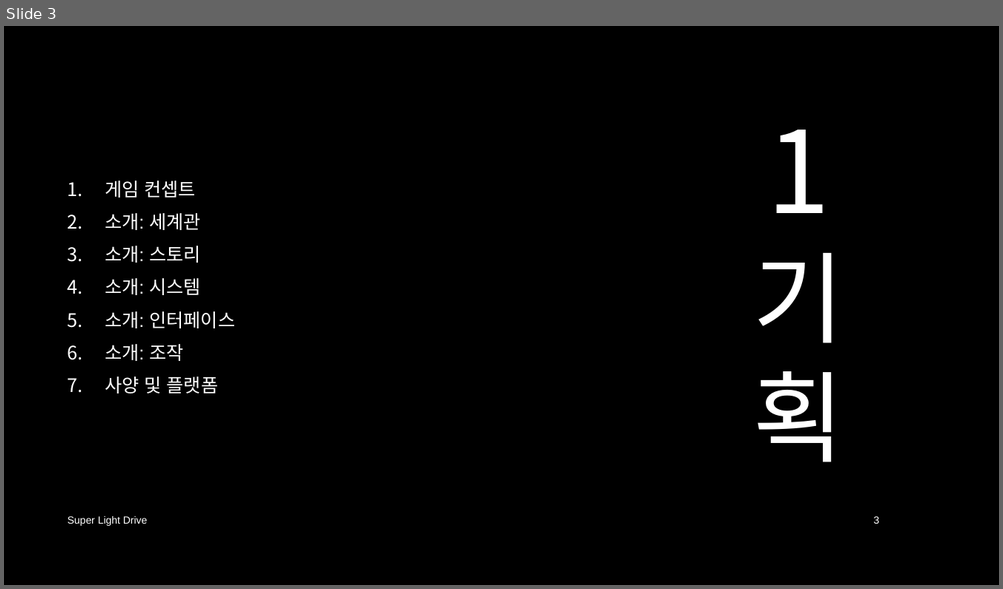
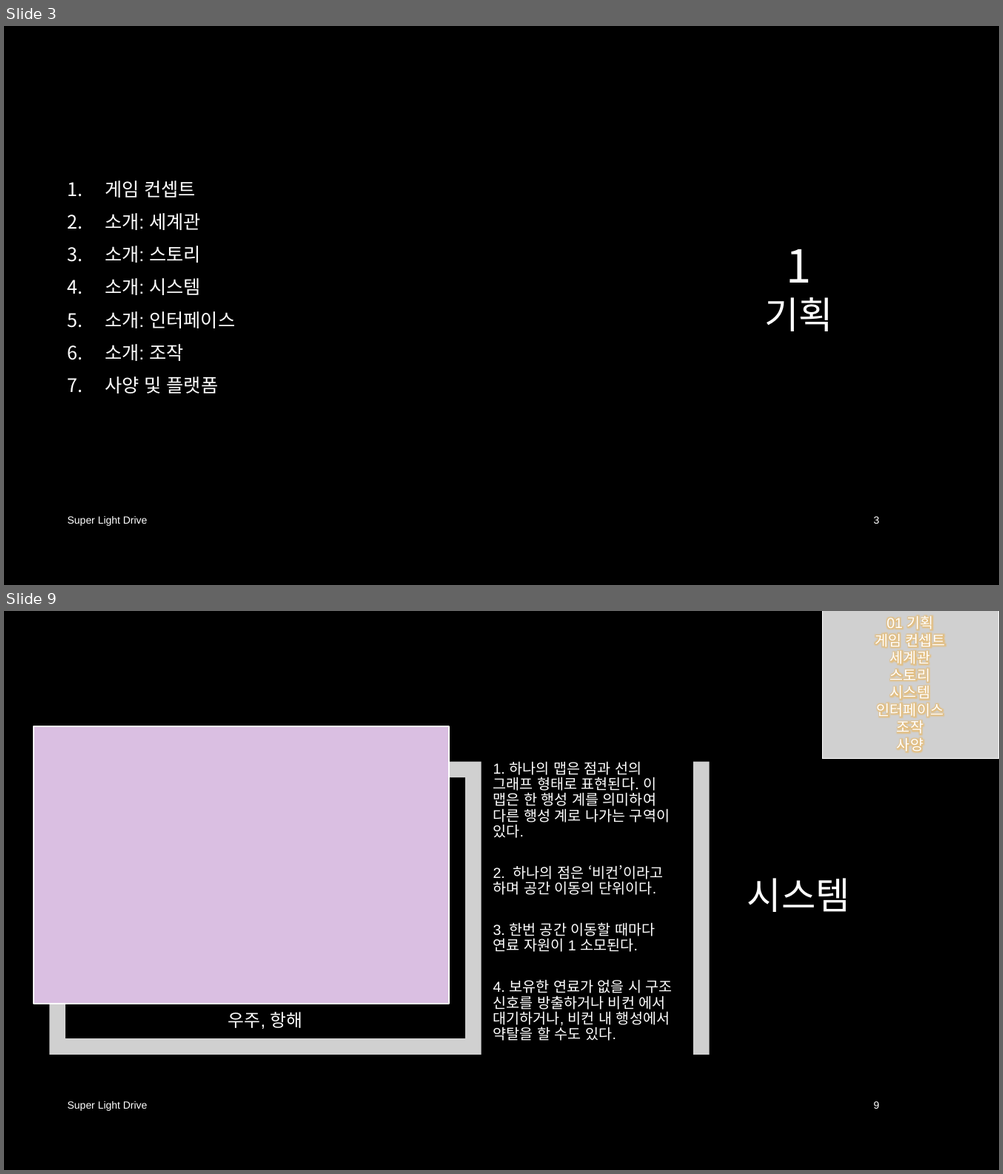
Before and after one commit to iconstudio/2017-Platformer, a slide deck: slides/SuperLightDrive_20171228.pptx. Shown one above the other, each under a label of ours: slide 3 before the commit, slides 3 and 9 after it; the slides between them are not shown. The pictures are 1003x589 and 1003x1174 pixels, drawn with LibreOffice and Linux fonts; fonts in the diff are those of the drawing; grey boxes stand for pictures; background and template pictures are left out. Boxes give left, top, right and bottom in pixels: in the first picture for what was removed or moved away, otherwise in the second. Text is boxed around its words. In the diff, an @@ line names an element or a change of style, - is before the commit and + after.

```diff
--- a/slides/SuperLightDrive_20171228.pptx
+++ b/slides/SuperLightDrive_20171228.pptx
@@ slide 9 added at (4, 611, 999, 1170), background picture (left out) @@
@@ picture added at (822, 611, 998, 759), 14 pt, text #FFFFFF @@
+01 기획
+게임 컨셉트
+세계관
+스토리
+시스템
+인터페이스
+조작
+사양
@@ group added at (34, 726, 709, 1055): 2 pictures, 2 texts, 1 rectangle @@
+우주, 항해
+1. 하나의 맵은 점과 선의 그래프 형태로 표현된다. 이 맵은 한 행성 계를 의미하여 다른 행성 계로 나가는 구역이 있다.
+2. 하나의 점은 ‘비컨’이라고 하며 공간 이동의 단위이다.
+3. 한번 공간 이동할 때마다 연료 자원이 1 소모된다.
+4. 보유한 연료가 없을 시 구조 신호를 방출하거나 비컨 에서 대기하거나, 비컨 내 행성에서 약탈을 할 수도 있다.
@@ title added at (747, 878, 850, 912), 36 pt, text #FFFFFF @@
+시스템
@@ text added at (68, 1102, 148, 1111), 10 pt, text #FFFFFF @@
+Super Light Drive
@@ page number added at (874, 1102, 879, 1109), 10 pt, text #FFFFFF @@
+9
@@ slide 3 changed as well @@
@@ title at (764, 249, 833, 332): text changed; size 96 to 36 pt @@
-1기획
+1
+기획
```
Also in this commit, not shown: 3 other slides changed, 16 other slides added.
